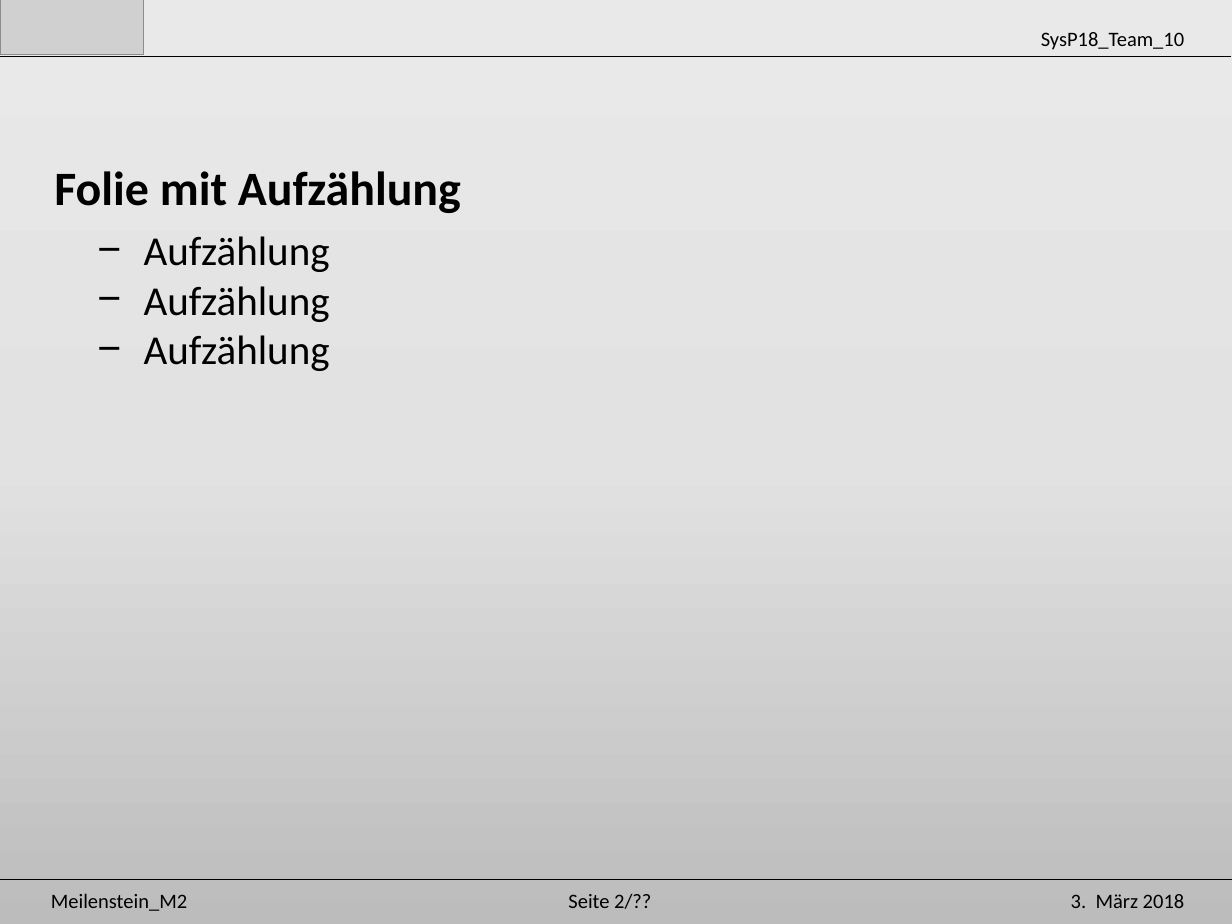
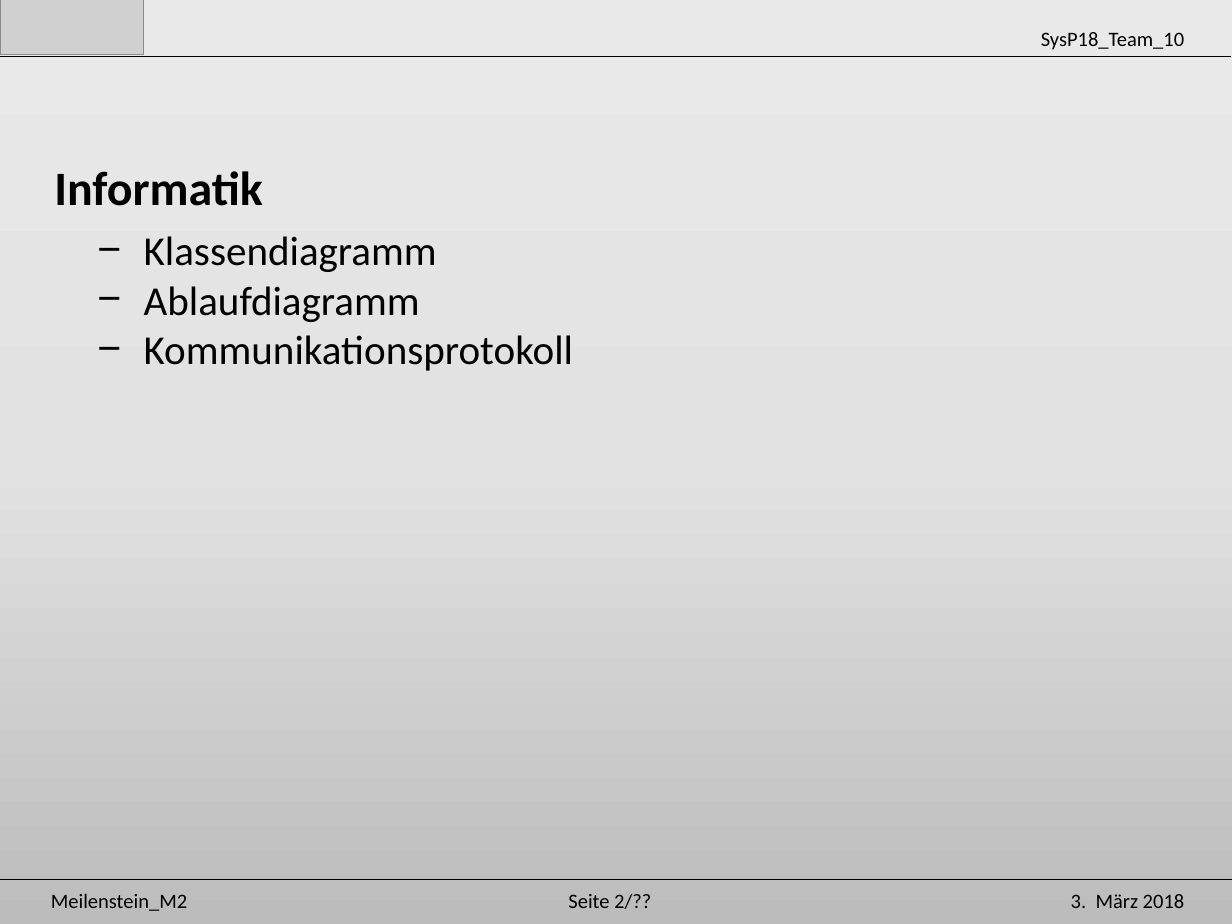
Before and after one commit to Unaqwyn/SysP18_1cv, a slide deck: slide 3 of 01_Organisation/02_Meilensteine/m2/M2_Info.pptx. Drawn at 1232x924 pixels with LibreOffice and Linux fonts; fonts in the diff are those of the drawing; grey boxes stand for pictures. Boxes give left, top, right and bottom in pixels: in the first picture for what was removed or moved away, otherwise in the second. Text is boxed around its words. In the diff, an @@ line names an element or a change of style, - is before the commit and + after.

```diff
--- a/01_Organisation/02_Meilensteine/m2/M2_Info.pptx
+++ b/01_Organisation/02_Meilensteine/m2/M2_Info.pptx
@@ text at (54, 171, 262, 206): text changed @@
-Folie mit Aufzählung
+Informatik
@@ text at (144, 236, 573, 371): text changed @@
-− Aufzählung
-− Aufzählung
-− Aufzählung
+− Klassendiagramm
+− Ablaufdiagramm
+− Kommunikationsprotokoll
```
Also in this commit, not shown: 1 other slide changed, 2 slides added, 14 other files.
